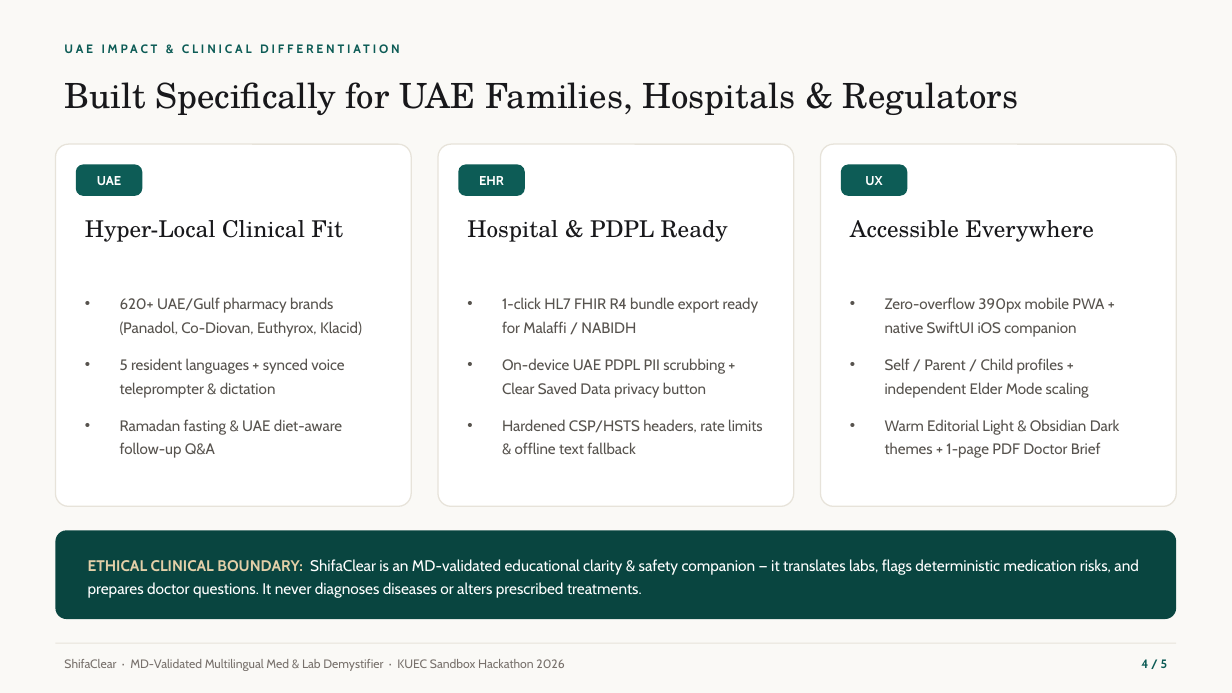
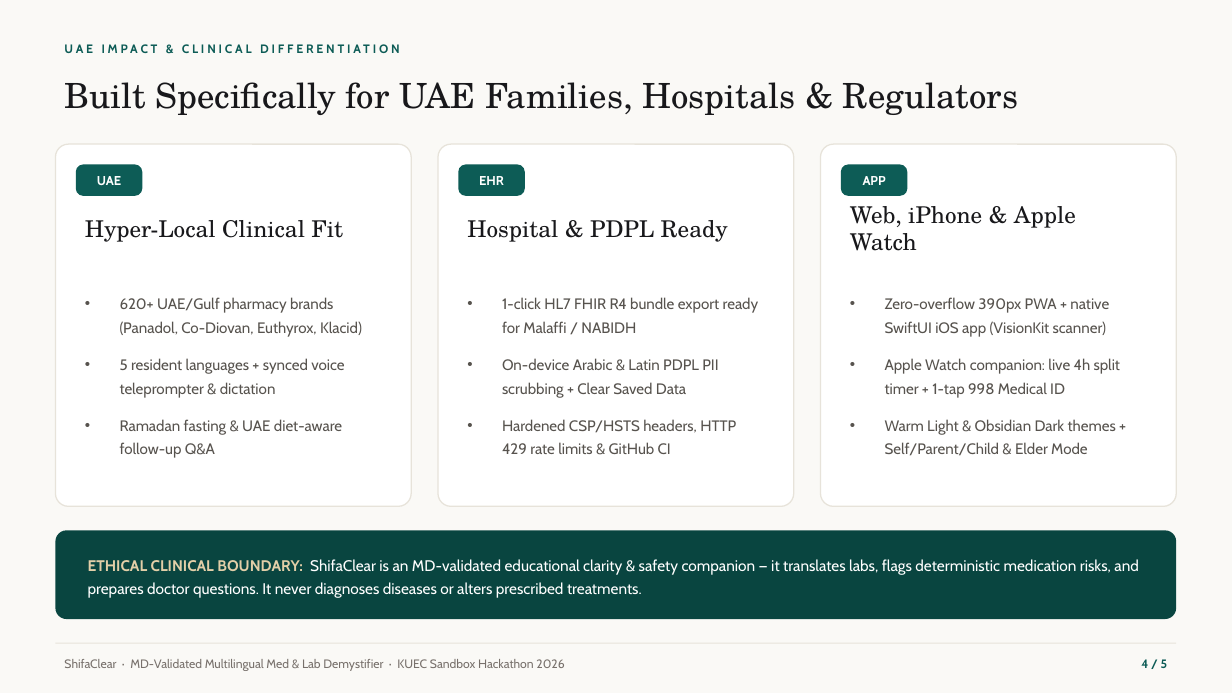
Before and after one commit to EigenLayerovich/Shifa_Clear, a slide deck: slide 4 of ShifaClear_KUEC_Pitch_Deck.pptx. Drawn at 1232x693 pixels with LibreOffice and Linux fonts; fonts in the diff are those of the drawing. Boxes give left, top, right and bottom in pixels: in the first picture for what was removed or moved away, otherwise in the second. Text is boxed around its words. In the diff, an @@ line names an element or a change of style, - is before the commit and + after.

Commit message:
docs(pitch): sync 2-min 5-slide pitch deck with 44 CI safety tests, Round 2 guardrails, and native iOS + Apple Watch

```diff
--- a/ShifaClear_KUEC_Pitch_Deck.pptx
+++ b/ShifaClear_KUEC_Pitch_Deck.pptx
@@ text at <box>863,176,886,185</box>: text changed @@
-UX
+APP
@@ text at <box>850,206,1076,251</box>: text changed @@
-Accessible Everywhere
+Web, iPhone & Apple Watch
@@ text at <box>885,297,1120,456</box>: text changed @@
-• Zero-overflow 390px mobile PWA + native SwiftUI iOS companion
-• Self / Parent / Child profiles + independent Elder Mode scaling
-• Warm Editorial Light & Obsidian Dark themes + 1-page PDF Doctor Brief
+• Zero-overflow 390px PWA + native SwiftUI iOS app (VisionKit scanner)
+• Apple Watch companion: live 4h split timer + 1-tap 998 Medical ID
+• Warm Light & Obsidian Dark themes + Self/Parent/Child & Elder Mode
@@ text at <box>502,358,736,454</box>: text changed @@
-• On-device UAE PDPL PII scrubbing + Clear Saved Data privacy button
-• Hardened CSP/HSTS headers, rate limits & offline text fallback
+• On-device Arabic & Latin PDPL PII scrubbing + Clear Saved Data
+• Hardened CSP/HSTS headers, HTTP 429 rate limits & GitHub CI
```
Also in this commit, not shown: 4 other slides changed.
